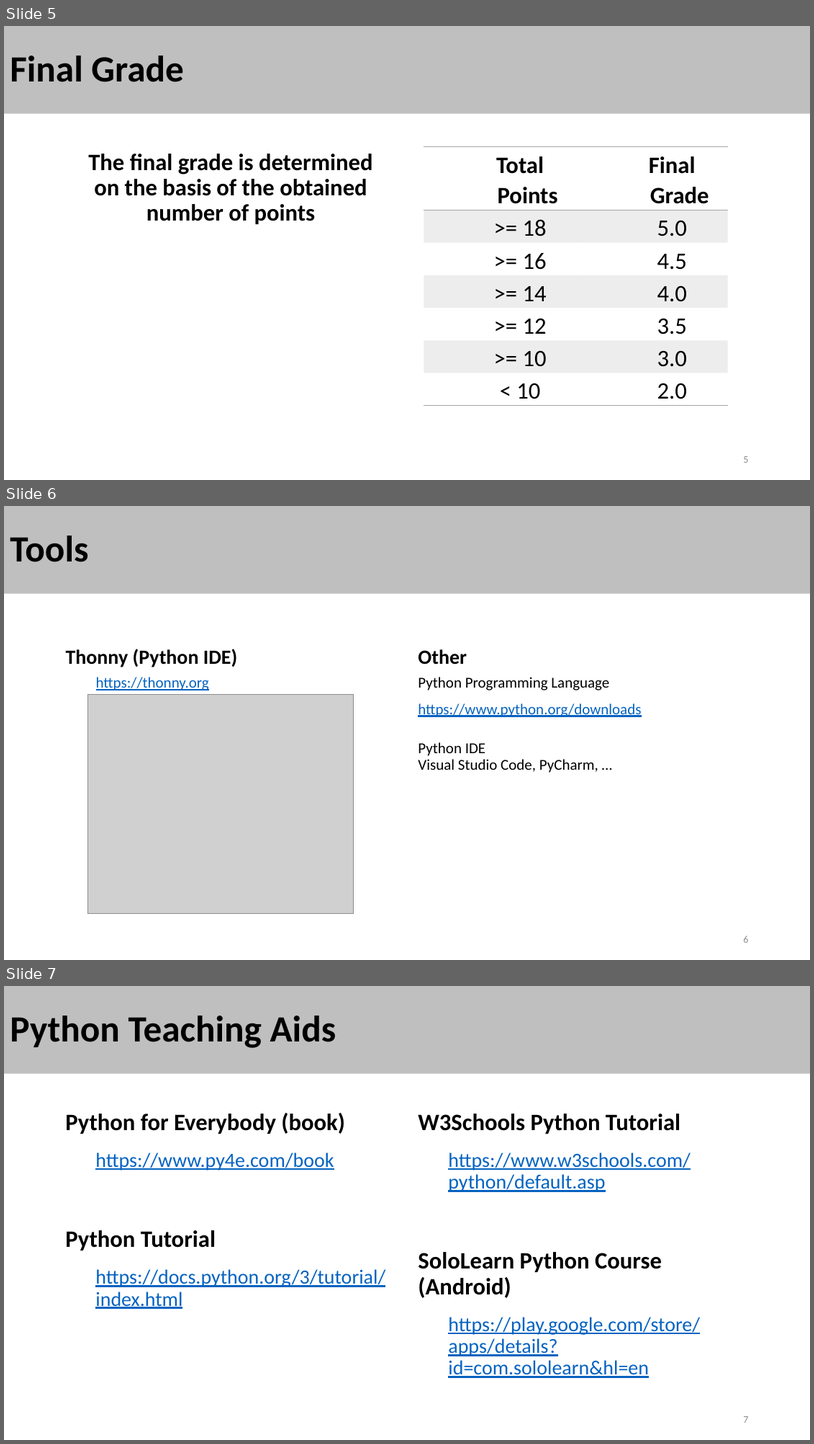
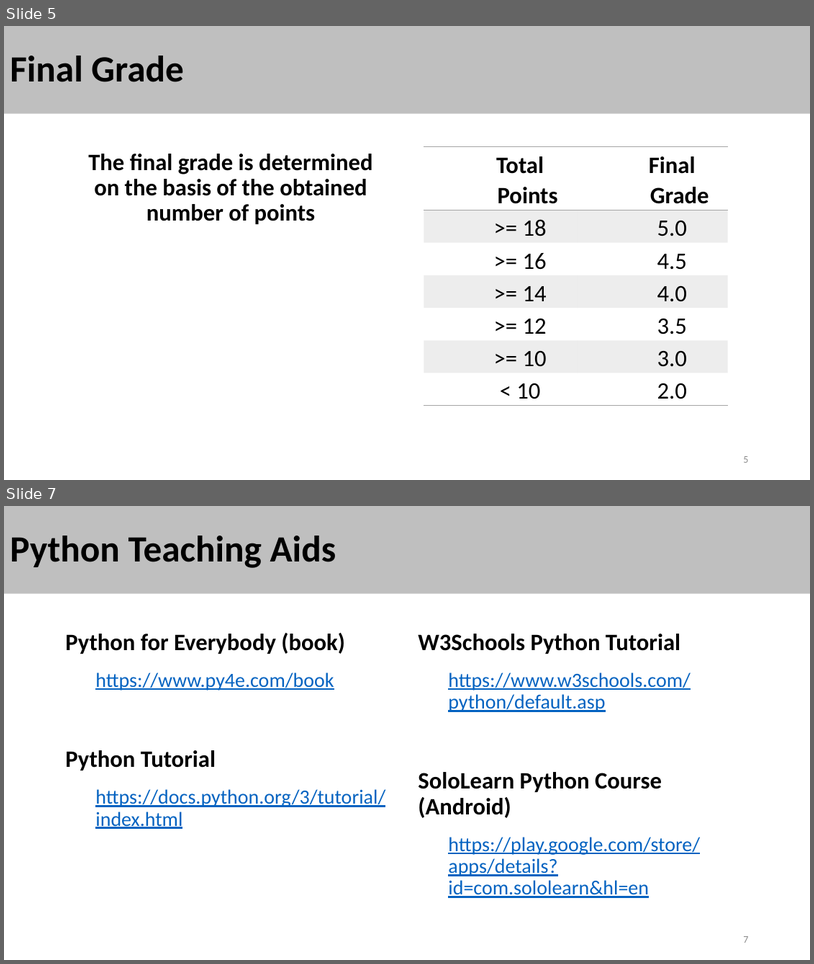
Before and after one commit to stalj/pp1, a slide deck: 01-CourseIntroduction/01-CourseIntroduction.pptx. Shown one above the other, each under a label of ours: slides 5, 6 and 7 before the commit, slides 5 and 7 after it; the slides between them are not shown. The pictures are 814x1444 and 814x964 pixels, drawn with LibreOffice and Linux fonts; fonts in the diff are those of the drawing; grey boxes stand for pictures. Boxes give left, top, right and bottom in pixels: in the first picture for what was removed or moved away, otherwise in the second. Text is boxed around its words. In the diff, an @@ line names an element or a change of style, - is before the commit and + after.

```diff
--- a/01-CourseIntroduction/01-CourseIntroduction.pptx
+++ b/01-CourseIntroduction/01-CourseIntroduction.pptx
@@ slide 6 removed at box(4, 506, 810, 960), background #FFFFFF @@
@@ title removed at box(4, 506, 810, 594) @@
-Tools
@@ text removed at box(66, 649, 237, 667) @@
-Thonny (Python IDE)
@@ text removed at box(418, 649, 467, 664) @@
-Other
@@ text removed at box(96, 677, 209, 690) @@
-  https://thonny.org
@@ text removed at box(418, 677, 641, 772) @@
-Python Programming Language
-https://www.python.org/downloads
-Python IDE
-Visual Studio Code, PyCharm, …
@@ picture removed at box(88, 694, 354, 913) @@
@@ page number removed at box(743, 936, 748, 942) @@
-6
```
Also in this commit, not shown: 2 slides changed, 1 slide added, 1 other file.
